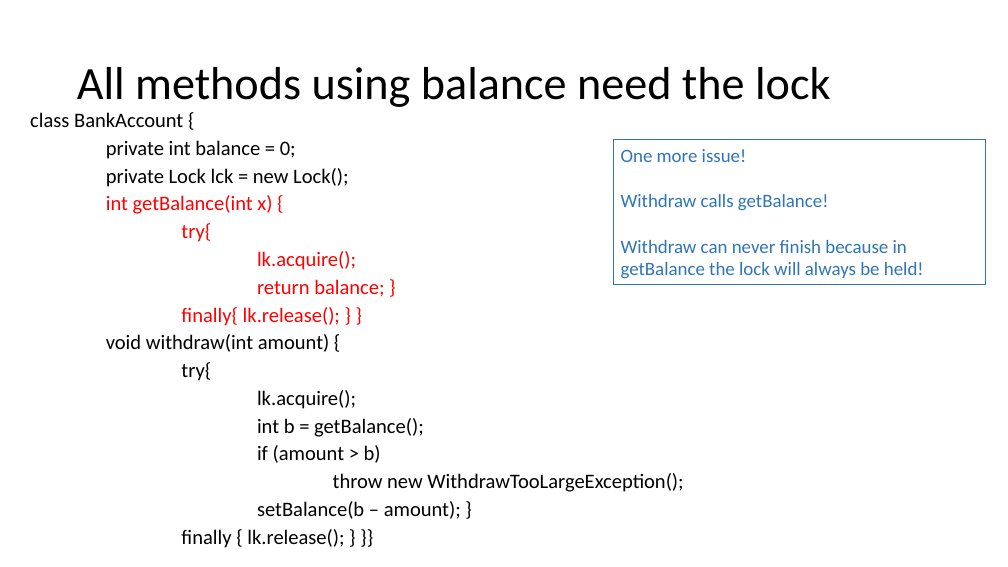
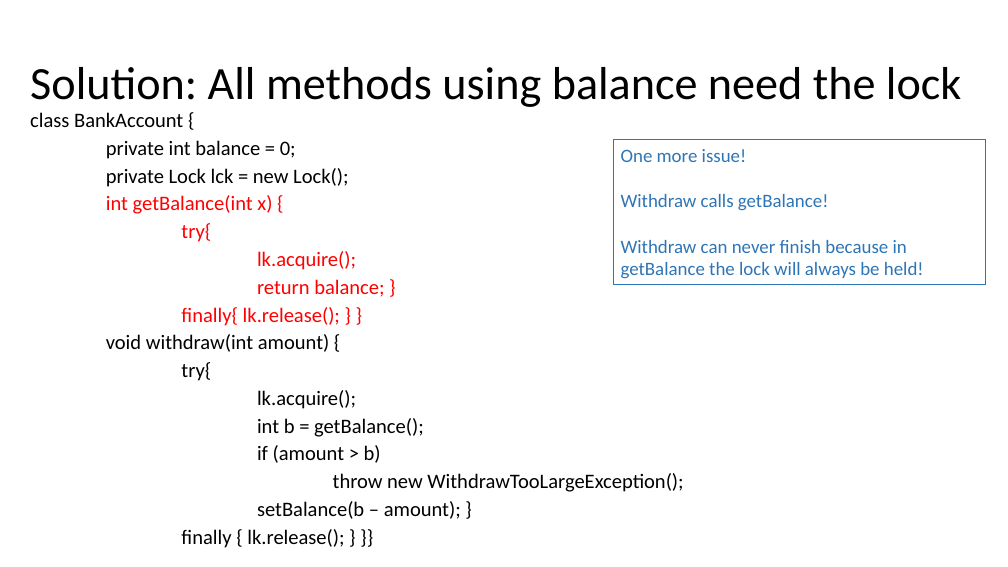
Before and after one commit to natebrunelle/cse332, a slide deck: slide 27 of markdown/files/slides/lecture22_concurrency1_mutualexclusion.pptx. Drawn at 1008x567 pixels with LibreOffice and Linux fonts; fonts in the diff are those of the drawing. Boxes give left, top, right and bottom in pixels: in the first picture for what was removed or moved away, otherwise in the second. Text is boxed around its words. In the diff, an @@ line names an element or a change of style, - is before the commit and + after.

```diff
--- a/markdown/files/slides/lecture22_concurrency1_mutualexclusion.pptx
+++ b/markdown/files/slides/lecture22_concurrency1_mutualexclusion.pptx
@@ title at box(30, 67, 961, 107): text changed @@
-All methods using balance need the lock
+Solution: All methods using balance need the lock
```
Also in this commit, not shown: 1 other slide changed, 6 other files.
